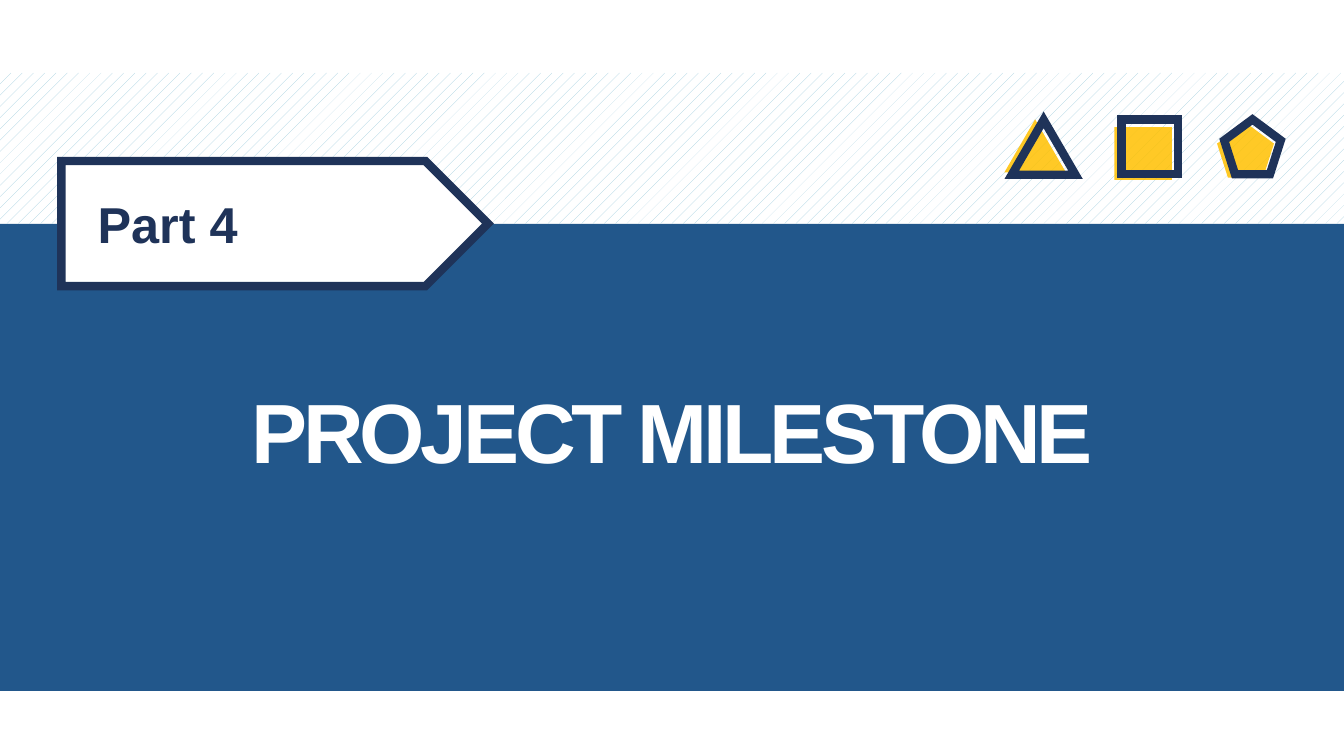
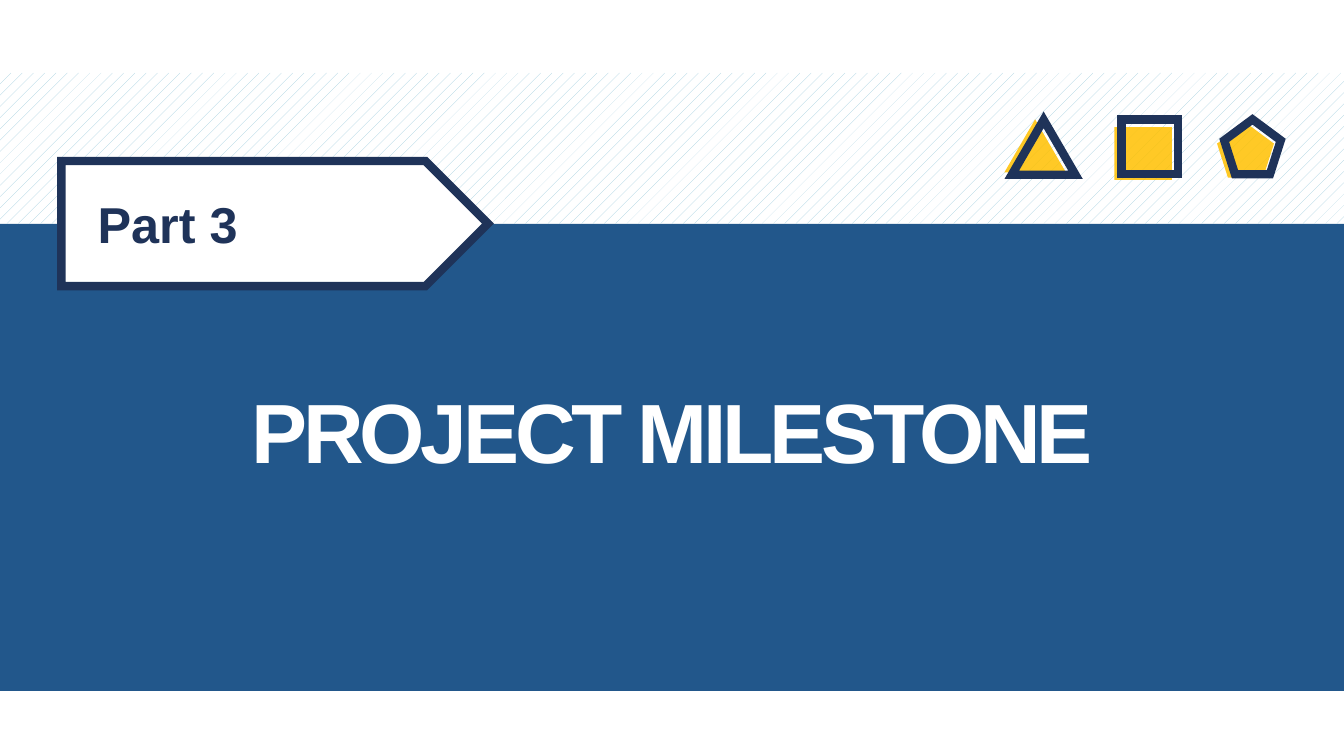
Before and after one commit to sysprogramming/sysproj, a slide deck: slide 11 of TEAM 11.pptx (slide 12 before the commit). Drawn at 1344x756 pixels with LibreOffice and Linux fonts; fonts in the diff are those of the drawing. Boxes give left, top, right and bottom in pixels: in the first picture for what was removed or moved away, otherwise in the second. Text is boxed around its words. In the diff, an @@ line names an element or a change of style, - is before the commit and + after.

```diff
--- a/TEAM 11.pptx
+++ b/TEAM 11.pptx
@@ text at bbox=[98, 208, 238, 244]: text changed @@
-Part 4
+Part 3
```
Also in this commit, not shown: 2 other slides changed, 2 slides added, 15 slides removed.
